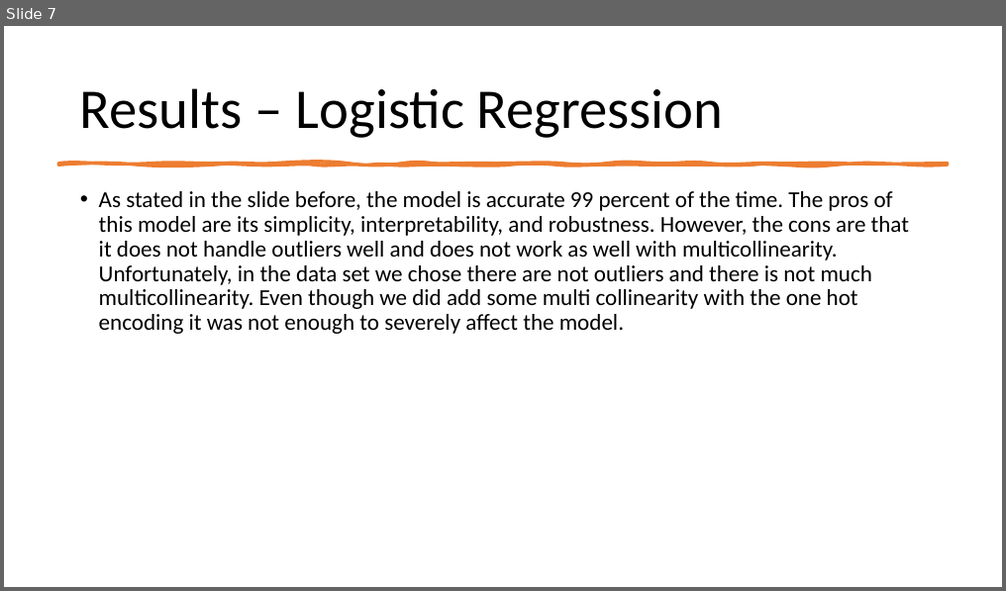
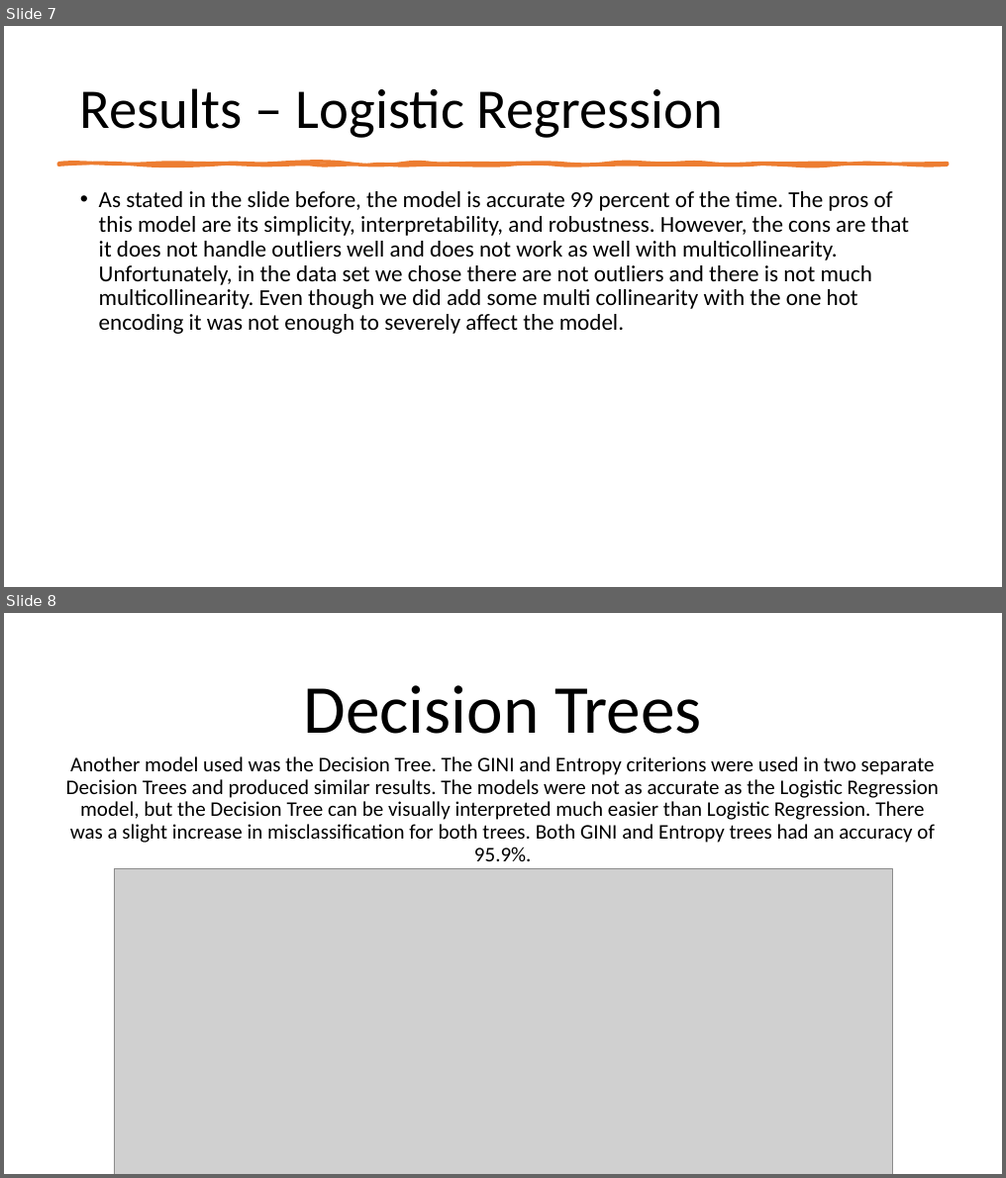
Before and after one commit to Patricker75/Data-Science-Project, a slide deck: Presentation.pptx. Shown one above the other, each under a label of ours: slide 7 before the commit, slides 7 and 8 after it. The pictures are 1006x591 and 1006x1178 pixels, drawn with LibreOffice and Linux fonts; fonts in the diff are those of the drawing; grey boxes stand for pictures. Boxes give left, top, right and bottom in pixels: in the first picture for what was removed or moved away, otherwise in the second. Text is boxed around its words. In the diff, an @@ line names an element or a change of style, - is before the commit and + after.

```diff
--- a/Presentation.pptx
+++ b/Presentation.pptx
@@ slide 8 added at <box>4,613,1002,1174</box>, background #FFFFFF @@
@@ title added at <box>303,685,702,734</box>, 66 pt, text #000000 @@
+Decision Trees
@@ text added at <box>66,757,939,861</box>, 20 pt, text #000000 @@
+Another model used was the Decision Tree. The GINI and Entropy criterions were used in two separate Decision Trees and produced similar results. The models were not as accurate as the Logistic Regression model, but the Decision Tree can be visually interpreted much easier than Logistic Regression. There was a slight increase in misclassification for both trees. Both GINI and Entropy trees had an accuracy of 95.9%.
@@ picture added at <box>114,869,893,1174</box> @@
```
Also in this commit, not shown: 2 other slides added.
